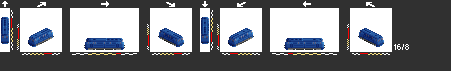
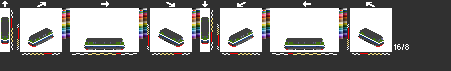
Layer changes from the first 451px x 71px image to the second:
added layer "ttt1" above "ibab1" over bbox(1, 17, 384, 50)
painted on "mz2" over bbox(62, 8, 347, 39)
